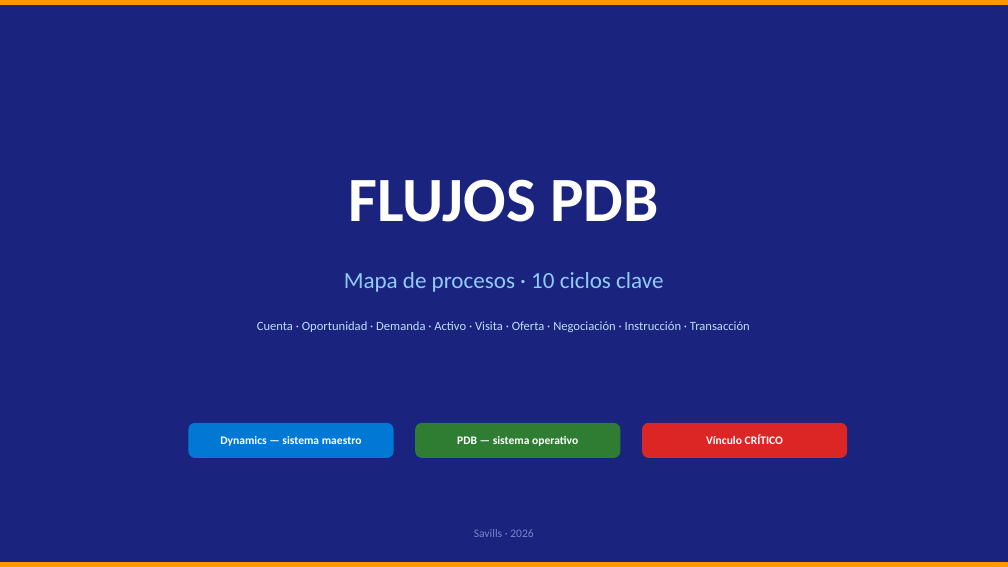
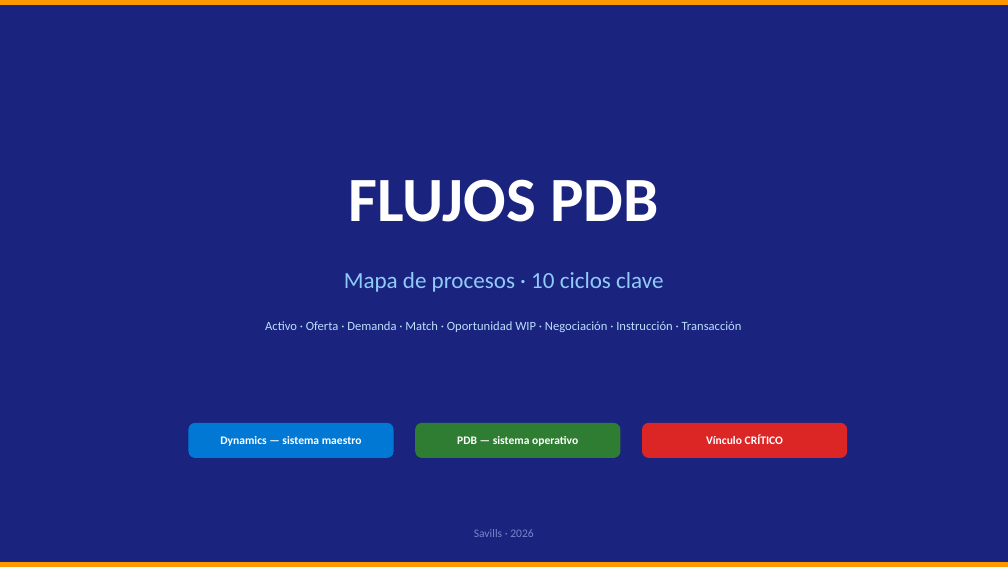
Before and after one commit to alvarosierra90-dot/pdb-crm, a slide deck: slide 1 of FLUJOS_PDB.pptx. Drawn at 1008x567 pixels with LibreOffice and Linux fonts; fonts in the diff are those of the drawing. Boxes give left, top, right and bottom in pixels: in the first picture for what was removed or moved away, otherwise in the second. Text is boxed around its words. In the diff, an @@ line names an element or a change of style, - is before the commit and + after.

```diff
--- a/FLUJOS_PDB.pptx
+++ b/FLUJOS_PDB.pptx
@@ text at <box>265,321,742,332</box>: text changed @@
-Cuenta · Oportunidad · Demanda · Activo · Visita · Oferta · Negociación · Instrucción · Transacción
+Activo · Oferta · Demanda · Match · Oportunidad WIP · Negociación · Instrucción · Transacción
```
Also in this commit, not shown: 5 other slides changed, 2 other files.
